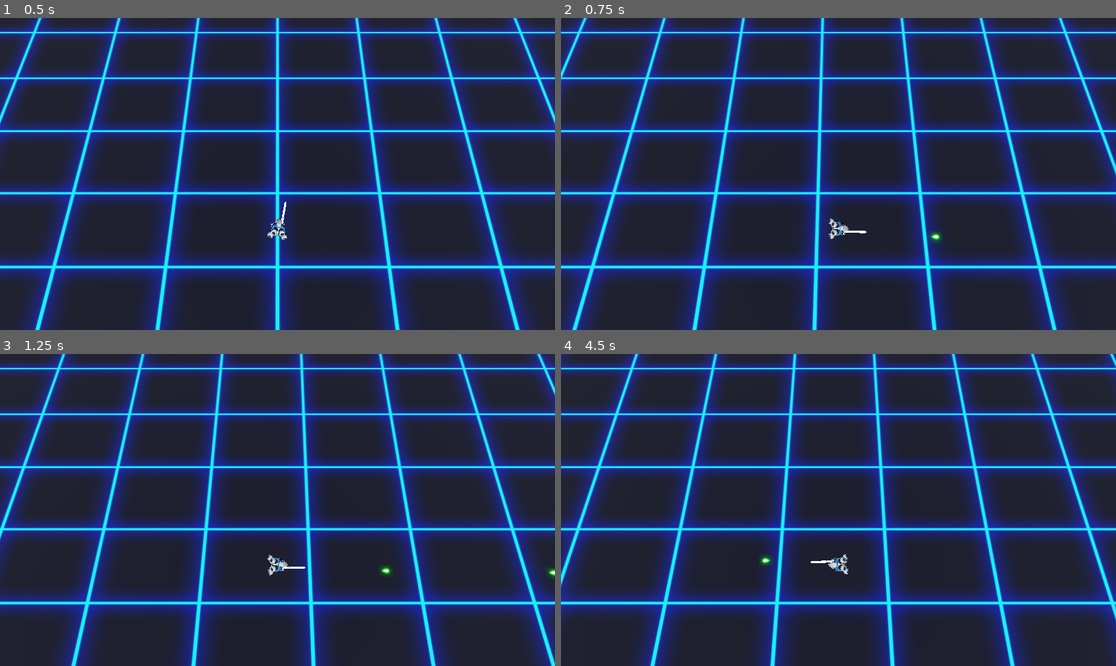
Above: before the commit, frames 1-4 (two rows, left to right).
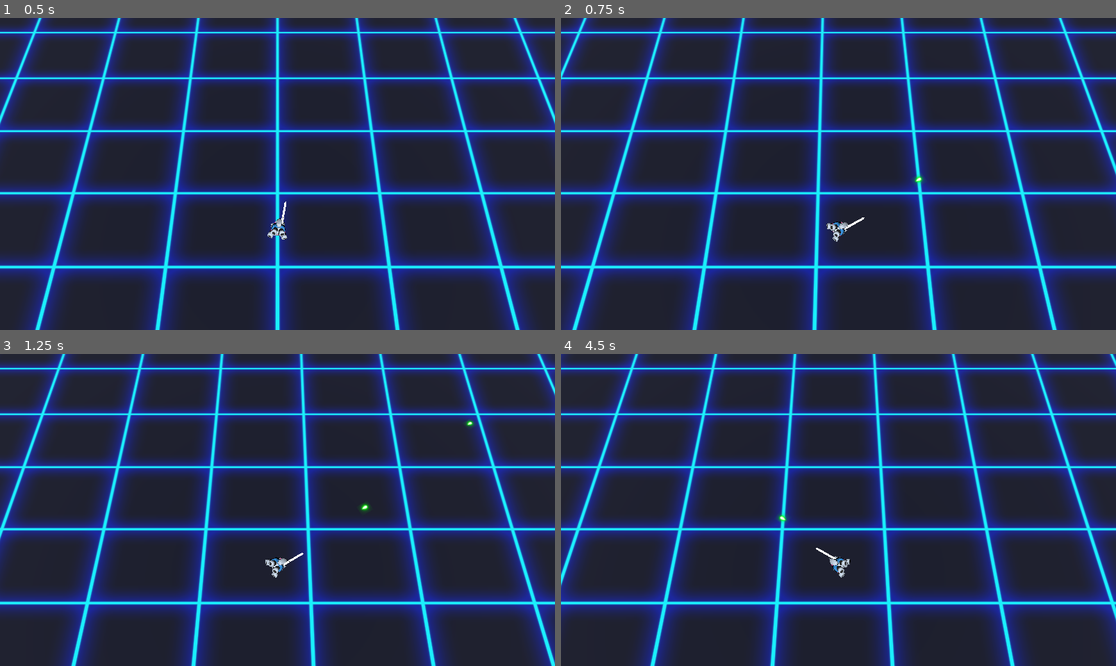
Above: after the commit, the same moments.

Repository: DarkAngelZT/Shooter-DPPO
Game: Godot game, scene res://scene/main_scene.tscn
Same seed, same stepped clock (60 frames per second), same inputs: the game is played once before the commit and once after it.
Inputs (mouse positions are in pixels of both pictures, inside the frame that each line leads up to):
- Up to frame 1 (0.5 s): no input
- Up to frame 2 (0.75 s): move the mouse to (960, 158) at 0.52 s; press the mouse at (960, 158) at 0.53 s; hold D (move_right) from 0.53 s (still down)
- Up to frame 3 (1.25 s): keep holding D (move_right)
- Up to frame 4 (4.5 s): move the mouse to (727, 525) at 1.27 s; release D (move_right) at 1.28 s; release the mouse at (727, 525) at 1.28 s; hold S (move_back) 1.28-2.03 s; tap Mouse wheel down (zoom_in) at 1.35 s; move the mouse to (894, 441) at 2.02 s; hold D (move_right) 2.03-2.78 s; tap Mouse wheel up (zoom_out) at 2.1 s; move the mouse to (810, 572) at 2.77 s; hold W (move_forward) 2.78-3.53 s; tap Z at 2.85 s; move the mouse to (1005, 556) at 3.52 s; hold X 3.53-4.28 s; hold A (move_left) from 3.53 s (still down); move the mouse to (672, 463) at 4.27 s; click (672, 463) at 4.35 s

Frame 1 is identical in both runs. In frame 2, 0.3% of the frame differs, in the area x 47-69%, y 50-72%; in frame 3, 0.4%, in the area x 47-100%, y 21-72%; in frame 4, 0.3%.
Error before the commit: Invalid access to property or key '0' on a base object of type 'Dictionary'. (res://scripts/GameManager.gd:107)

Commit message:
捕获鼠标射击方位

Diff:
--- a/assets/nodes/player.tscn
+++ b/assets/nodes/player.tscn
@@ -30,46 +30,19 @@
 bones/8/rotation = Quaternion(0.211659, -6.13353e-08, 6.54402e-08, 0.977344)
 bones/10/rotation = Quaternion(-0.530548, -0.465325, -0.469207, 0.530883)
 bones/11/rotation = Quaternion(-1.05778e-10, 2.14499e-08, -0.00175618, 0.999999)
-bones/13/rotation = Quaternion(0.0819346, 1.62373e-07, 6.18589e-09, 0.996638)
 bones/14/rotation = Quaternion(-0.0819313, -0.000735381, -0.0089451, 0.996598)
-bones/16/rotation = Quaternion(-0.362118, -0.311101, -0.735239, -0.481156)
-bones/17/rotation = Quaternion(-0.0469922, -0.00499917, -0.077987, 0.995834)
-bones/19/rotation = Quaternion(-0.391114, -0.0079801, -0.00129221, 0.920307)
-bones/20/rotation = Quaternion(-0.277507, -2.52358e-07, -9.94341e-08, 0.960724)
-bones/21/rotation = Quaternion(-0.38504, -0.130181, 0.00239691, 0.913669)
-bones/22/rotation = Quaternion(-0.277506, 6.90892e-07, -4.39039e-08, 0.960724)
-bones/23/rotation = Quaternion(-0.391124, 0.0040795, 0.000660612, 0.920329)
-bones/24/rotation = Quaternion(-0.277506, 5.78611e-07, 1.10348e-07, 0.960724)
-bones/25/rotation = Quaternion(-0.386896, 0.0855178, -0.0227219, 0.917868)
-bones/26/rotation = Quaternion(-0.277506, -2.58292e-09, -9.82245e-08, 0.960724)
-bones/27/rotation = Quaternion(-0.293954, 0.794438, -0.105766, 0.520838)
-bones/28/rotation = Quaternion(-0.277506, -3.63708e-07, -5.31396e-07, 0.960724)
 bones/29/rotation = Quaternion(-0.656345, -0.229692, -0.684015, 0.220401)
 bones/30/rotation = Quaternion(-3.21676e-09, 3.49889e-08, -0.434672, 0.900589)
 bones/32/rotation = Quaternion(0.00918898, -0.0184804, -0.445133, 0.895227)
 bones/33/rotation = Quaternion(-0.498483, 0.51299, 0.490209, 0.498047)
 bones/34/rotation = Quaternion(7.33423e-11, 5.82573e-09, 0.154395, 0.988009)
-bones/37/rotation = Quaternion(-0.646856, -0.0339925, 0.761831, 0.00599861)
-bones/38/rotation = Quaternion(0.126977, -0.010998, 0.77186, 0.622887)
-bones/40/rotation = Quaternion(-0.391114, 0.00798011, 0.00129221, 0.920307)
-bones/41/rotation = Quaternion(-0.277507, 2.41907e-07, 1.20579e-07, 0.960724)
-bones/42/rotation = Quaternion(-0.38504, 0.130181, -0.00239689, 0.913669)
-bones/43/rotation = Quaternion(-0.277506, -6.4933e-07, 2.01537e-08, 0.960724)
-bones/44/rotation = Quaternion(-0.391124, -0.00407954, -0.000660702, 0.920329)
-bones/45/rotation = Quaternion(-0.277506, -6.01846e-07, -9.99273e-08, 0.960724)
-bones/46/rotation = Quaternion(-0.386896, -0.0855178, 0.0227219, 0.917868)
-bones/47/rotation = Quaternion(-0.277506, -2.36655e-08, 1.00422e-07, 0.960724)
-bones/48/rotation = Quaternion(-0.293954, -0.794438, 0.105766, 0.520838)
-bones/49/rotation = Quaternion(-0.277506, 3.69605e-07, 5.06519e-07, 0.960724)
 bones/50/rotation = Quaternion(-0.698143, 0.215347, 0.641296, 0.234437)
 bones/51/rotation = Quaternion(1.91775e-08, -4.44104e-10, 0.393733, 0.919225)
 bones/53/rotation = Quaternion(-0.0188788, -0.037968, 0.444828, 0.894612)
-bones/54/rotation = Quaternion(0, 0, 0.147009, 0.989135)
-bones/58/rotation = Quaternion(0, 0, -0.15168, 0.98843)
 bones/59/position = Vector3(-5.04339e-08, 1.84386e-08, 1.9918e-07)
 
 [node name="BoneAttachment3D" parent="GDbotSkin/gdbot/Armature/Skeleton3D" index="1"]
-transform = Transform3D(-0.146299, -0.0722393, -0.986599, -0.977283, 0.165155, 0.132825, 0.153347, 0.983618, -0.0947604, -0.182665, 0.609009, -0.0237747)
+transform = Transform3D(-0.146299, -0.0722386, -0.986599, -0.977283, 0.165155, 0.132825, 0.153347, 0.983618, -0.0947596, -0.182665, 0.609009, -0.0237747)
 
 [node name="gun" parent="GDbotSkin/gdbot/Armature/Skeleton3D/BoneAttachment3D" index="0"]
 transform = Transform3D(-0.000458419, -0.00193781, 0.000186421, 0.000108882, 0.000165699, 0.00199015, -0.00194371, 0.00046631, 6.7516e-05, -0.00420558, 0.51087, -0.0439621)
--- a/scripts/GameManager.gd
+++ b/scripts/GameManager.gd
@@ -87,7 +87,7 @@
 		GameData.actor_info[i]={}
 
 func _physics_process(delta):
-	if control_mode == ControlMode.Manual:
+	if control_mode == ControlMode.Manual and players.has(0):
 		var dir = Input.get_vector("move_left","move_right","move_forward","move_back")
 
 		var moving = dir.length() > 0
@@ -119,6 +119,8 @@
 	field.global_position = ArenaRoot.position
 	field.id = 0
 	ArenaRoot.add_child(field)
+	field.on_player_spawn.connect(on_player_spawn)
+	field.on_player_dead.connect(on_player_dead)
 	field.init(0)
 	game_camera.target = field.player
 	return field
@@ -136,10 +138,14 @@
 		for c in range(col):
 			var center = Vector3(start_x+(training_field_size+2)*c,0,start_y+(training_field_size+2)*r)
 			var field = load_trainning_field(center)
+			field.on_player_spawn.connect(on_player_spawn)
+			field.on_player_dead.connect(on_player_dead)
 			field.init(id_counter)
 			TraningRoot.add_child(field)
 			id_counter += 1
 			amount += 1
+			var p = field.player
+			players[p.id] = p
 			if amount == field_amount:
 				break
 
@@ -161,3 +167,9 @@
 	mob.position = position
 	mob.basis = Basis(rotation)
 	return mob
+
+func on_player_spawn(player):
+	players[player.id] = player
+
+func on_player_dead(player):
+	players.erase[player.id]
--- a/scripts/Player.gd
+++ b/scripts/Player.gd
@@ -27,7 +27,7 @@
 		var direction = Vector3.ZERO
 		direction.z = input.direction.y
 		direction.x = input.direction.x
-		basis = Basis.looking_at(direction)
+		basis = Basis.looking_at(Vector3(input.aim_direction.x,0,input.aim_direction.y))
 
 		if input.move_state == GameData.Op_Move:
 			var speed = direction * move_speed
--- a/scripts/TrainingField.gd
+++ b/scripts/TrainingField.gd
@@ -2,6 +2,8 @@
 extends Node3D
 
 signal on_reset
+signal on_player_spawn
+signal on_player_dead
 
 @export
 var id:int
@@ -33,6 +35,7 @@
 		spawner.on_monster_dead.connect(on_mob_dead)
 		spawner.on_monster_spawn.connect(on_monster_spawned)
 
+
 func init(field_id):
 	id = field_id
 	player = GameManager.instance.spawn_player(self, player_spawn.global_position)
@@ -43,6 +46,8 @@
 	var state = GameData.ActorState.new(field_id,player.id)
 	state.hp = GameManager.instance.game_settings.player_health
 	GameData.actor_info[field_id][player.id]=state
+	player.on_player_dead.connect(on_player_die)
+	on_player_spawn.emit(player)
 
 # Called every frame. 'delta' is the elapsed time since the previous frame.
 func _process(delta):
@@ -63,3 +68,7 @@
 		GameData.actor_info[id].erase(mob.id)
 		monsters.erase(mob.id)
 		mob.queue_free()
+
+func on_player_die(player):
+	on_player_dead.emit(player)
+	player = null
